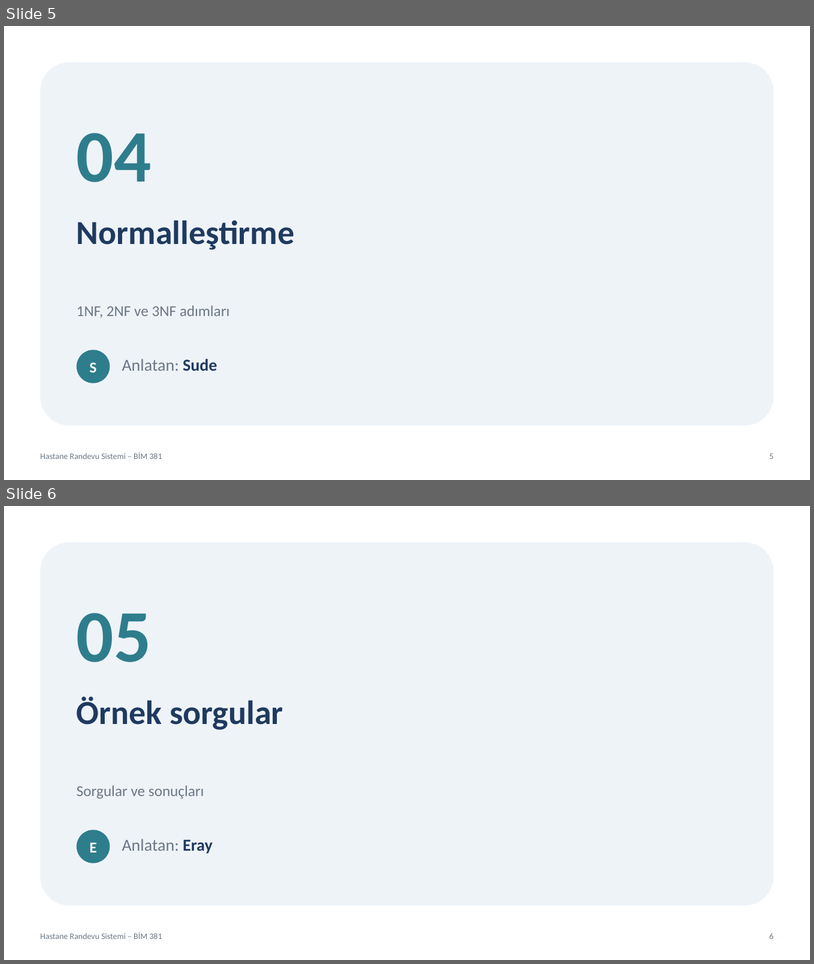
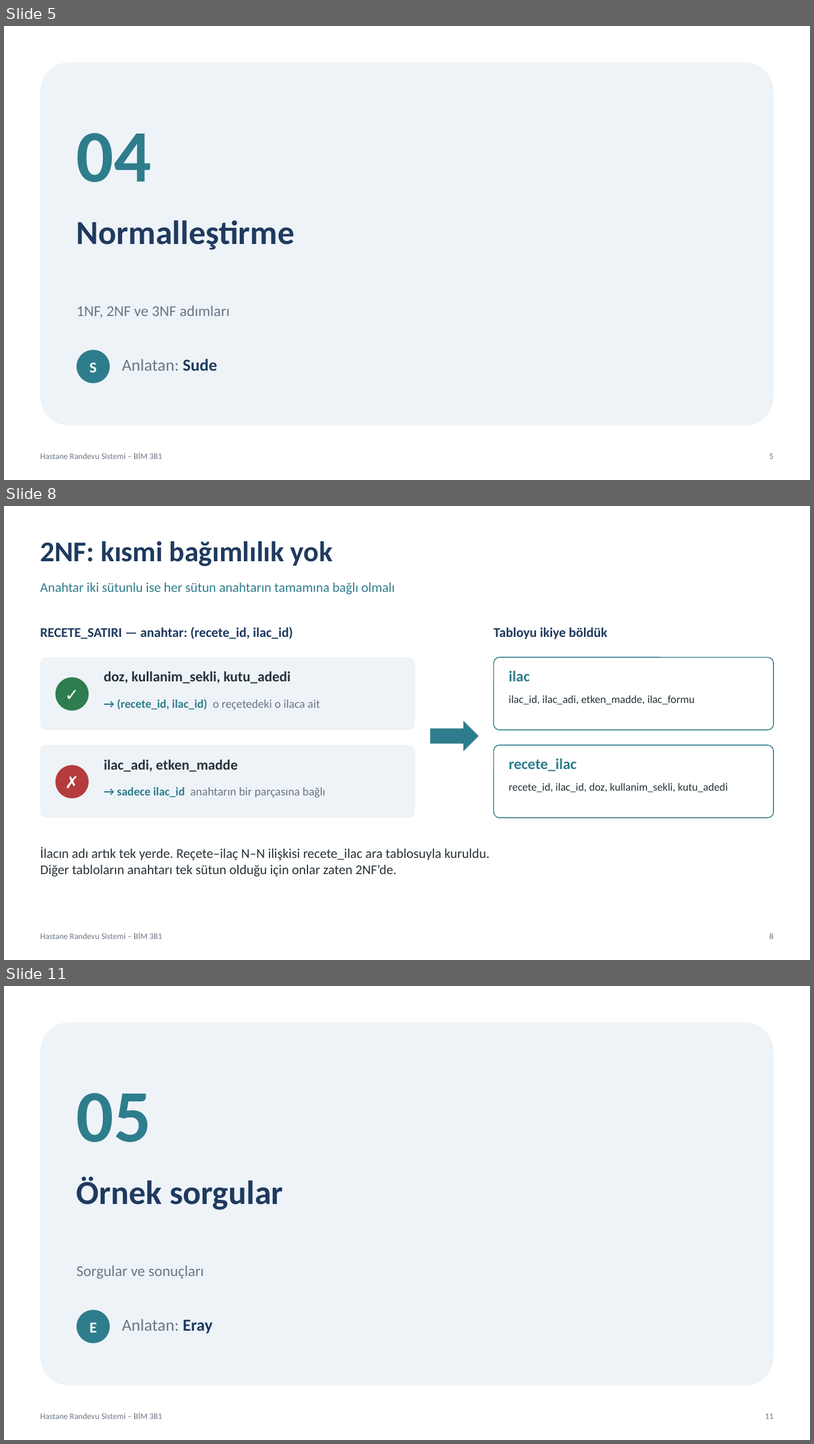
Before and after one commit to vliashenko6/hastane-randevu-sistemi, a slide deck: sunum/hastane_randevu_sunumu.pptx. Shown one above the other, each under a label of ours: slides 5 and 6 before the commit, slides 5, 8 and 11 after it; the slides between them are not shown. The pictures are 814x964 and 814x1444 pixels, drawn with LibreOffice and Linux fonts; fonts in the diff are those of the drawing. Boxes give left, top, right and bottom in pixels: in the first picture for what was removed or moved away, otherwise in the second. Text is boxed around its words. In the diff, an @@ line names an element or a change of style, - is before the commit and + after.

```diff
--- a/sunum/hastane_randevu_sunumu.pptx
+++ b/sunum/hastane_randevu_sunumu.pptx
@@ slide 8 added at [4, 506, 810, 960], background #FFFFFF; not listed: 2 template elements that a slide beside it also shows @@
@@ text added at [40, 541, 333, 566], 34 pt, text #1F3A5F, bold @@
+2NF: kısmi bağımlılık yok
@@ text added at [40, 582, 395, 594], 16 pt, text #2E7D8C @@
+Anahtar iki sütunlu ise her sütun anahtarın tamamına bağlı olmalı
@@ text added at [40, 627, 293, 639], 16 pt, text #1F3A5F, bold @@
+RECETE_SATIRI — anahtar: (recete_id, ilac_id)
@@ text added at [494, 627, 608, 639], 16 pt, text #1F3A5F, bold @@
+Tabloyu ikiye böldük
@@ rounded rectangle added at [40, 657, 416, 730], fill #EEF3F8 @@
@@ rounded rectangle added at [494, 657, 774, 730], fill #FFFFFF, outline #2E7D8C 1 pt @@
@@ ellipse added at [56, 677, 89, 711], fill #2E7D4F, 20 pt, text #FFFFFF, bold @@
+✓
@@ text added at [104, 671, 291, 684], 17 pt, text #263238, bold @@
+doz, kullanim_sekli, kutu_adedi
@@ text added at [509, 670, 530, 681], 18 pt, text #2E7D8C, bold @@
+ilac
@@ text added at [117, 699, 320, 709], 14 pt, text #2E7D8C, bold @@
+→ (recete_id, ilac_id) o reçetedeki o ilaca ait
@@ text added at [509, 695, 695, 705], 13 pt, text #263238 @@
+ilac_id, ilac_adi, etken_madde, ilac_formu
@@ right arrow added at [431, 721, 479, 751], fill #2E7D8C @@
@@ rounded rectangle added at [40, 745, 416, 817], fill #EEF3F8 @@
@@ rounded rectangle added at [494, 745, 774, 817], fill #FFFFFF, outline #2E7D8C 1 pt @@
@@ ellipse added at [56, 765, 89, 798], fill #B43C3C, 20 pt, text #FFFFFF, bold @@
+✗
@@ text added at [104, 759, 237, 772], 17 pt, text #263238, bold @@
+ilac_adi, etken_madde
@@ text added at [509, 758, 577, 771], 18 pt, text #2E7D8C, bold @@
+recete_ilac
@@ text added at [117, 787, 326, 798], 14 pt, text #6B7785 @@
+→ sadece ilac_id anahtarın bir parçasına bağlı
@@ text added at [509, 783, 728, 792], 13 pt, text #263238 @@
+recete_id, ilac_id, doz, kullanim_sekli, kutu_adedi
@@ text added at [40, 847, 489, 876], 16 pt, text #263238 @@
+İlacın adı artık tek yerde. Reçete–ilaç N–N ilişkisi recete_ilac ara tablosuyla kuruldu.
+Diğer tabloların anahtarı tek sütun olduğu için onlar zaten 2NF’de.
@@ what was slide 6 is now slide 11 @@
@@ page number at [765, 1413, 774, 1419]: text changed @@
-6
+11
```
Also in this commit, not shown: 6 other slides added.
